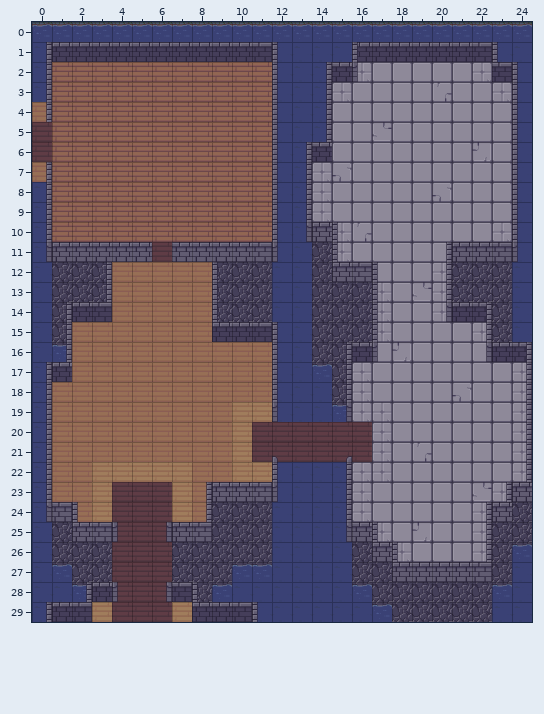
Tiled map -- assets/tilemaps/lvl1.tmx. This is how it looked before the edit.
Cells are 64x64 px. Shown: x 0..24, y 0..29.
After the commit:
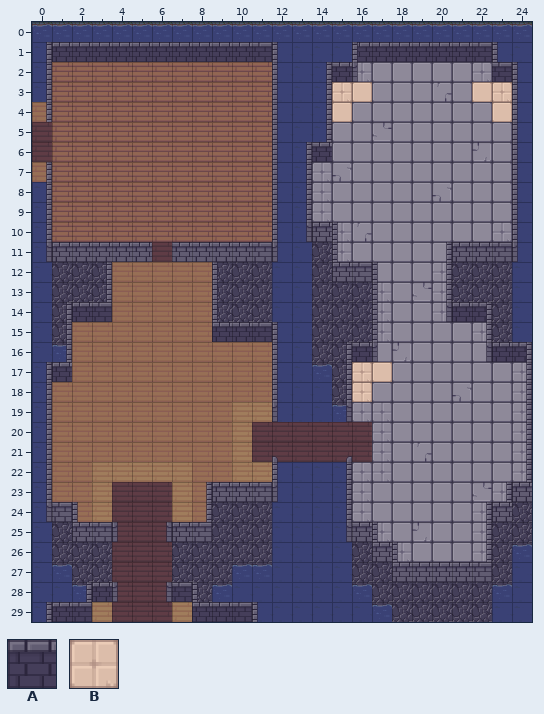
Key: from "light_overlay_sheet": A 0, B 1.
_ is an empty cell.
See-through tiles are keyed as they look on the map.
The author wrote: Initial adding of new objects and lighting
Difference:
Layer "Lighting":
Tile B replaces tile A in row 3 at x 15 to 16 and 22 to 23; in row 4 at x 15 and 23; in row 17 at x 16 to 17; in row 18 at x 16.
Boxes around the changes in both pictures, in picture pixels (x1, y1, x2, y2):
changed: (332, 82, 372, 122)
changed: (472, 82, 512, 122)
changed: (352, 362, 392, 402)
